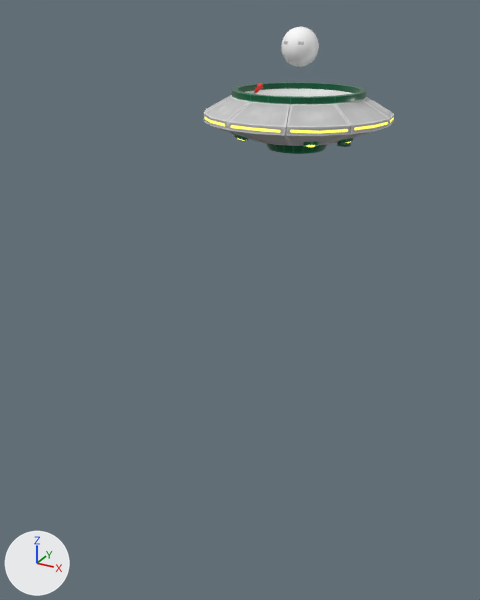
A saved change to the glTF model public/assets/models/ovni.gltf.
The view is the same before and after, from a camera (50 mm lens) standing at (4.14, -9.3, 1.46) and looking at (-1.19, 0.39, -3.38). The axes (+X, +Y, +Z) are drawn at lower left. The lights are the same throughout. Where no turn or scale is listed for an object, it has been applied to the vertices.

In view in the first picture: 'Body', 'Head'.
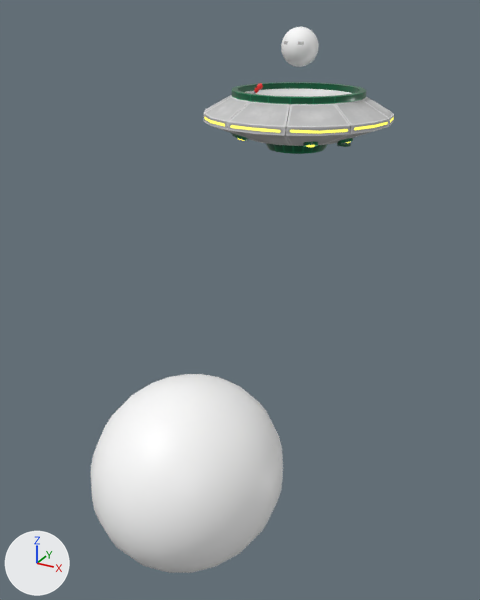
Edits to the bpy script that builds the scene:
```text
Add me_psphere1:
    me_psphere1.from_pydata(...)  # a UV sphere (20 segments, 20 rings, poles along z) spanning x -1.92..1.92, y -2.09..2.09, z -1.92..1.92
    me_psphere1.materials.append(mat_lambert1)  # white #ffffff
Add ob_psphere1:
    ob_psphere1 = bpy.data.objects.new('pSphere1', me_psphere1)
    ob_psphere1.location = (-2.18, 0.0, -7.25)
```

What differs and where, as boxes (x1, y1, x2, y2) in the pictures (480 x 600 px):
'pSphere1', added: after (91, 374, 283, 573)
